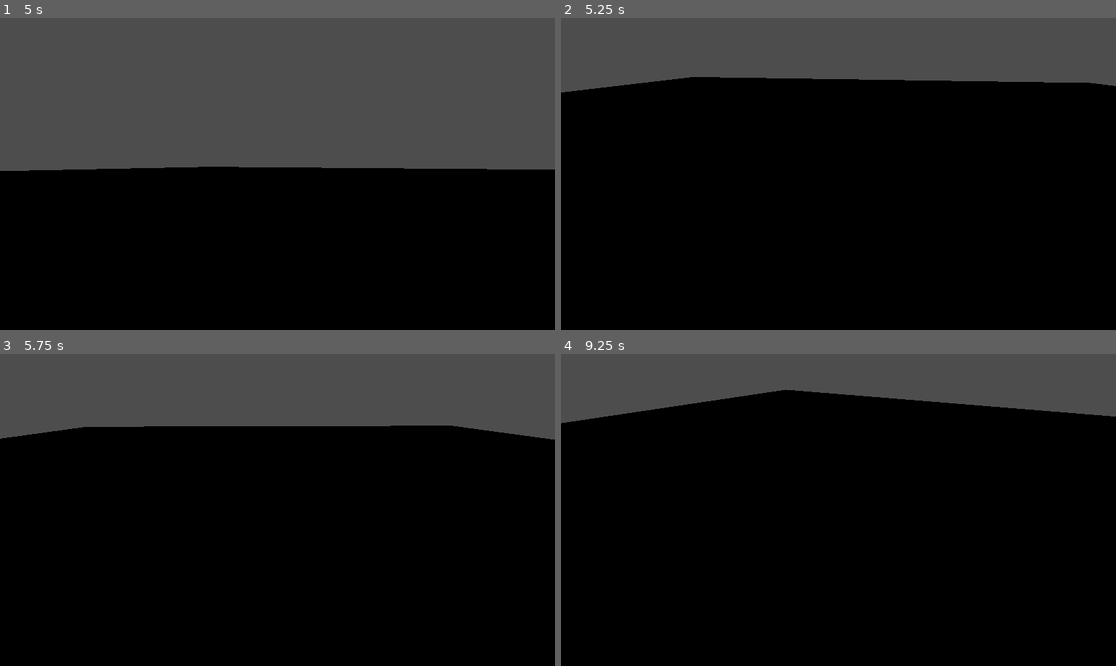
Above: before the commit, frames 1-4 (two rows, left to right).
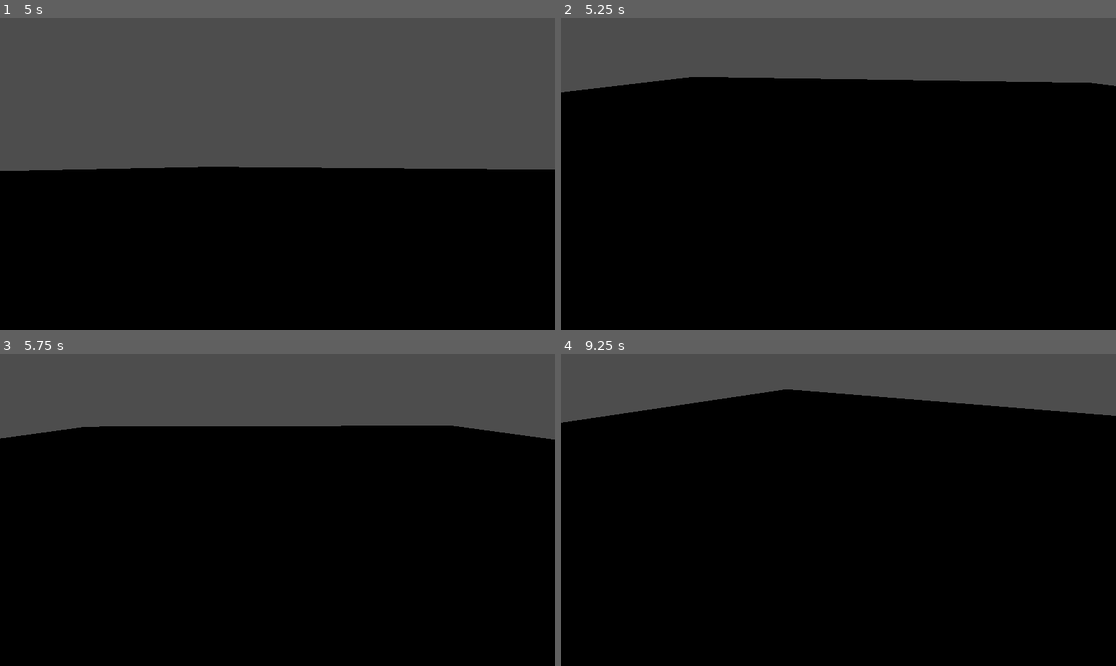
Above: after the commit, the same moments.

Repository: alexanderbenfox/golf-roguelike-godot
Game: Godot game, scene res://node_3d.tscn
Two runs of this game, one before a commit and one after it. Both use one fixed random seed, a clock stepped at 60 frames per second and the inputs below.
Inputs (mouse positions are in pixels of both pictures, inside the frame that each line leads up to):
- Up to frame 1 (5 s): tap Enter (ui_accept) at 0.5, 0.6, 0.77, 1.07, 1.35, 1.52, 1.82, 2.1, 2.75, 2.85, 3.02, 3.32, 3.6, 3.77, 4.07, 4.35, 4.52, 4.82 s; move the mouse to (399, 158) at 0.52 s; move the mouse to (166, 189) at 1.27 s; move the mouse to (333, 105) at 2.02 s; move the mouse to (249, 236) at 2.77 s; move the mouse to (444, 220) at 3.52 s; move the mouse to (111, 127) at 4.27 s
- Up to frame 2 (5.25 s): tap Enter (ui_accept) at 5, 5.1 s; move the mouse to (866, 174) at 5.02 s
- Up to frame 3 (5.75 s): no input
- Up to frame 4 (9.25 s): move the mouse to (755, 432) at 5.77 s; tap Enter (ui_accept) at 5.85, 6.02, 6.32, 6.5, 6.6, 6.77, 7.07, 7.35, 7.52, 7.82, 8.1, 8.75, 8.85, 9.02 s; move the mouse to (960, 494) at 6.52 s; move the mouse to (727, 525) at 7.27 s; move the mouse to (894, 441) at 8.02 s; move the mouse to (810, 572) at 8.77 s

Frame 1 is identical in both runs. In frame 2, less than 0.1% of the frame differs, in the area x 0-100%, y 18-24%; in frame 3, less than 0.1%; in frame 4, 0.2%, in the area x 0-100%, y 11-23%.

Commit message:
Added custom physics simulation code for both ball and trajectory line

Diff:
--- a/golf_ball.gd
+++ b/golf_ball.gd
@@ -1,16 +1,17 @@
 extends RigidBody3D
 
 # aiming dynamic variables
-var isAiming = false
-var aimDirection = Vector3.ZERO
-var aimPower = 0.0
-var ballRadius: float = 0.0
-
-var floor_friction: float = 2.0
-var floor_bounce: float = 0.3
+var is_aiming = false
+var aim_direction = Vector3.ZERO
+var aim_power = 0.0
 
 var stop_velocity_threshold = 0.3
 var stop_angular_threshold = 0.5
+
+# Simulated physics state
+var is_simulating = false
+var sim_state: PhysicsSimulator.SimulationState
+var sim_params: PhysicsSimulator.PhysicsParams
 
 @export var s_maxPower = 2
 @export var s_chargeRate = .2
@@ -31,55 +32,71 @@
 	trajectoryDrawer = TrajectoryDrawer.new()
 	add_child(trajectoryDrawer)
 
+	#initialize physics parameters (used by trajectory line and simulating)
+	setup_physics_params()
+
+	# In order to keep some physics (collision detection with obstacles)
+	# set freeze mode and use move_and_collide instead of setting global_position
+	freeze_mode = RigidBody3D.FREEZE_MODE_KINEMATIC
+
+func setup_physics_params():
+	sim_params = PhysicsSimulator.PhysicsParams.new()
+	sim_params.mass = mass
+
+	sim_params.linear_damp = linear_damp
+	sim_params.angular_damp = angular_damp
+	sim_params.gravity_scale = gravity_scale
+	sim_params.ground_height = 0.0
+
+	# find collision shape to get radius
+	sim_params.ball_radius = 0.0
 	for child in get_children():
 		if child is CollisionShape3D:
 			if child.shape is Shape3D:
-				ballRadius = child.shape.radius
+				sim_params.ball_radius = child.shape.radius
 				break
 
-	get_floor_properties()
+	# Get ball physics material
+	if physics_material_override:
+		sim_params.ball_friction = physics_material_override.friction
+		sim_params.ball_bounce = physics_material_override.bounce
 
-func get_floor_properties():
 	# Find the floor and get its physics material
 	if floorNode.physics_material_override:
-		floor_friction = floorNode.physics_material_override.friction
-		floor_bounce = floorNode.physics_material_override.bounce
+		sim_params.ground_friction = floorNode.physics_material_override.friction
+		sim_params.ground_bounce = floorNode.physics_material_override.bounce
 
-#func _physics_process(delta: float) -> void:
-#	if not isAiming and linear_velocity.length() < stop_velocity_threshold and angular_velocity.length() < stop_angular_threshold:
-#		linear_velocity = Vector3.ZERO
-#		angular_velocity = Vector3.ZERO
+func _physics_process(delta):
+	if is_simulating:
+		simulate_physics(delta)
+
+func simulate_physics(delta):
+	# Use shared physics simulator
+	sim_state = PhysicsSimulator.simulate_step(sim_state, sim_params, delta)
+
+	# Update ball position
+	# global_position = sim_state.position
+	move_and_collide(sim_state.velocity * delta)
+
+	# Check if stopped
+	if PhysicsSimulator.is_stopped(sim_state, stop_velocity_threshold):
+		is_simulating = false
+		freeze = false
 
 func _process(delta):
-	if is_at_rest() and not isAiming:
+	if is_at_rest() and not is_aiming:
 		# ball has stopped, ready to aim
 		if Input.is_action_just_pressed("ui_accept"): # Space bar
 			start_aiming()
-	if isAiming:
+	if is_aiming:
 		update_aim(delta)
 
-		var hit_impulse = aimDirection * aimPower
+		# Position trajectory at ball
+		trajectoryDrawer.global_position = global_position
 
-		# get ball's physics material properties
-		var ball_friction_value = 1.0
-		var ball_bounce_value = 0.6
-		if physics_material_override:
-			ball_friction_value = physics_material_override.friction
-			ball_bounce_value = physics_material_override.bounce
+		var hit_impulse = aim_direction * aim_power
 
-		trajectoryDrawer.draw_curved_trajectory(
-			global_position,
-			hit_impulse,
-			mass,
-			ballRadius,
-			linear_damp,
-			angular_damp,
-			ball_friction_value,
-			floor_friction,
-			ball_bounce_value,
-			floor_bounce,
-			gravity_scale,
-			global_position.y)
+		trajectoryDrawer.draw_trajectory(sim_params, hit_impulse)
 
 		if Input.is_action_just_released("ui_accept"): # release space
 			hit_ball()
@@ -87,39 +104,45 @@
 
 # debug drawing
 func _draw():
-	if isAiming and aimDirection != Vector3.ZERO:
+	if is_aiming and aim_direction != Vector3.ZERO:
 		# add power bar and aim indicator here
 		pass
 
 func start_aiming():
-	isAiming = true
-	aimPower = 0.0
+	is_aiming = true
+	aim_power = 0.0
 	powerMeterUI.show_meter()
 	trajectoryDrawer.show_trajectory()
 
 func update_aim(delta):
 	# get aim direction from camera forward
 	if camera:
-		aimDirection = -camera.global_transform.basis.z
-		aimDirection.y = 0.5
-		aimDirection = aimDirection.normalized()
+		aim_direction = -camera.global_transform.basis.z
+		aim_direction.y = 0.5
+		aim_direction = aim_direction.normalized()
 
 	# increase power while holding
-	aimPower += delta * s_chargeRate
-	aimPower = clamp(aimPower, 0.0, s_maxPower )
+	aim_power += delta * s_chargeRate
+	aim_power = clamp(aim_power, 0.0, s_maxPower )
 
-	powerMeterUI.update_power(aimPower, s_maxPower)
+	powerMeterUI.update_power(aim_power, s_maxPower)
 
 func hit_ball():
-	if aimDirection != Vector3.ZERO:
-		# apply impulse to the ball
-		var hitForce = aimDirection * aimPower
-		apply_central_impulse(hitForce)
+	if aim_direction != Vector3.ZERO:
+		# Start simulation with shared physics
+		var hit_impulse = aim_direction * aim_power
+		var initial_velocity = hit_impulse / mass
 
-	isAiming = false
-	aimPower = 0.0
+		sim_state = PhysicsSimulator.SimulationState.new(global_position, initial_velocity)
+		is_simulating = true
+
+		# Freeze RigidBody physics
+		freeze = true
+
+	is_aiming = false
+	aim_power = 0.0
 	powerMeterUI.hide_meter()
 	trajectoryDrawer.hide_trajectory()
 
 func is_at_rest() -> bool:
-	return linear_velocity.length() < 0.1
+	return not is_simulating and linear_velocity.length() < 0.1
--- /dev/null
+++ b/physics_simulator.gd
@@ -0,0 +1,130 @@
+class_name PhysicsSimulator
+extends Object
+
+# Physics state
+class SimulationState:
+	var position: Vector3
+	var velocity: Vector3
+	var time: float
+	var is_on_ground: bool
+
+	func _init(pos: Vector3 = Vector3.ZERO, vel: Vector3 = Vector3.ZERO):
+		position = pos
+		velocity = vel
+		time = 0.0
+		is_on_ground = false
+
+# Physics parameters
+class PhysicsParams:
+	var mass: float
+	var ball_radius: float
+	var linear_damp: float
+	var angular_damp: float
+	var ball_friction: float
+	var ground_friction: float
+	var ball_bounce: float
+	var ground_bounce: float
+	var gravity_scale: float
+	var ground_height: float
+
+	func _init():
+		mass = 0.045
+		ball_radius = 0.02
+		linear_damp = 1.5
+		angular_damp = 2.5
+		ball_friction = 1.0
+		ground_friction = 2.0
+		ball_bounce = 0.6
+		ground_bounce = 0.3
+		gravity_scale = 1.0
+		ground_height = 0.0
+
+# Step the simulation forward by delta time
+static func simulate_step(state: SimulationState, params: PhysicsParams, delta: float) -> SimulationState:
+	var new_state = SimulationState.new(state.position, state.velocity)
+	new_state.time = state.time + delta
+
+	# Get gravity
+	var gravity = ProjectSettings.get_setting("physics/3d/default_gravity", 9.8)
+	var gravity_vector = Vector3(0, -gravity * params.gravity_scale, 0)
+
+	# Apply gravity
+	new_state.velocity += gravity_vector * delta
+
+	# Apply linear damping (air resistance)
+	var damping_factor = 1.0 / (1.0 + params.linear_damp * delta)
+	new_state.velocity *= damping_factor
+
+	# Update position
+	new_state.position += new_state.velocity * delta
+
+	# Check ground collision
+	if new_state.position.y <= params.ground_height + params.ball_radius:
+		new_state.is_on_ground = true
+		new_state.position.y = params.ground_height + params.ball_radius
+
+		# Apply bounce
+		if new_state.velocity.y < 0:
+			var combined_bounce = params.ball_bounce * params.ground_bounce
+			new_state.velocity.y = -new_state.velocity.y * combined_bounce
+
+			# If bounce is tiny, start rolling
+			if abs(new_state.velocity.y) < 0.5:
+				new_state.velocity.y = 0
+
+		# Apply rolling friction when on ground
+		if new_state.position.y <= params.ground_height + params.ball_radius + 0.01:
+			var horizontal_velocity = Vector3(new_state.velocity.x, 0, new_state.velocity.z)
+
+			if horizontal_velocity.length() > 0.01:
+				var combined_friction = params.ball_friction * params.ground_friction
+				var friction_force = -horizontal_velocity.normalized() * combined_friction * gravity * delta
+
+				var new_horizontal = horizontal_velocity + friction_force
+
+				# Don't reverse direction
+				if new_horizontal.dot(horizontal_velocity) > 0:
+					new_state.velocity.x = new_horizontal.x
+					new_state.velocity.z = new_horizontal.z
+				else:
+					new_state.velocity.x = 0
+					new_state.velocity.z = 0
+	else:
+		new_state.is_on_ground = false
+
+	return new_state
+
+# Simulate full trajectory and return array of positions
+static func simulate_trajectory(
+	initial_velocity: Vector3,
+	params: PhysicsParams,
+	start_position: Vector3 = Vector3.ZERO,
+	time_step: float = 0.05,
+	max_time: float = 10.0,
+	stop_threshold: float = 0.1
+) -> Array[Vector3]:
+
+	var positions: Array[Vector3] = []
+	var state = SimulationState.new(start_position, initial_velocity)
+
+	var num_steps = int(max_time / time_step)
+
+	for i in range(num_steps):
+		positions.append(state.position)
+
+		state = simulate_step(state, params, time_step)
+
+		# Stop if velocity is very low
+		if state.velocity.length() < stop_threshold:
+			positions.append(state.position)
+			break
+
+		# Stop if trajectory goes too far
+		if state.position.length() > 200.0:
+			break
+
+	return positions
+
+# Check if simulation has stopped
+static func is_stopped(state: SimulationState, threshold: float = 0.1) -> bool:
+	return state.velocity.length() < threshold
--- a/scripts/utility/trajectory_drawer.gd
+++ b/scripts/utility/trajectory_drawer.gd
@@ -61,101 +61,34 @@
 	line_mesh.surface_add_vertex(end_point - direction * arrow_size - perpendicular * arrow_size * 0.5)
 	line_mesh.surface_end()
 
-func draw_curved_trajectory(
-	start_pos: Vector3,
-	impulse: Vector3,
-	ball_mass: float,
-	ball_radius: float,
-	linear_damp: float,
-	angular_damp: float,
-	ball_friction: float,
-	ground_friction: float,
-	ball_bounce: float,
-	ground_bounce: float,
-	gravity_scale: float = 1.0,
-	ground_height: float = 0.0
-):
+func draw_trajectory(params: PhysicsSimulator.PhysicsParams, impulse: Vector3):
 	line_mesh.clear_surfaces()
 
 	if impulse == Vector3.ZERO:
 		return
 
-	# Convert impulse to initial velocity (impulse = mass * velocity)
-	var initial_velocity = impulse / ball_mass
+	# Convert impulse to velocity
+	var initial_velocity = impulse / params.mass
 
-	# Get physics gravity from project settings
-	var gravity = ProjectSettings.get_setting("physics/3d/default_gravity", 9.8)
-	var gravity_vector = Vector3(0, -gravity * gravity_scale, 0)
+	# Update color based on impulse strength
+	update_color_from_impulse(impulse.length())
 
-	var time_step = 0.1  # Smaller steps for smoother curve
-	var max_time = 50.0  # Maximum simulation time
-	var num_points = int(max_time / time_step)
+	# Get trajectory positions from shared simulator
+	var positions = PhysicsSimulator.simulate_trajectory(
+		initial_velocity,
+		params,
+		Vector3.ZERO,  # Start at origin (trajectory is positioned at ball)
+		0.05,  # time_step
+		10.0,  # max_time
+		0.1    # stop_threshold
+	)
 
-	line_mesh.surface_begin(Mesh.PRIMITIVE_LINE_STRIP)
-
-	var current_pos = start_pos
-	var current_velocity = initial_velocity
-	var is_rolling = false
-	var stop_threshold = 0.1
-
-	for i in range(num_points):
-		line_mesh.surface_add_vertex(current_pos)
-
-		# Apply gravity
-		current_velocity += gravity_vector * time_step
-		# apply linear damping (air resistance)
-		var damping_factor = 1.0 / (1.0 + linear_damp * time_step)
-		current_velocity *= damping_factor
-
-		# check if ball would be on the ground
-		if current_pos.y <= ground_height + ball_radius:
-			is_rolling = true
-			current_pos.y = ground_height + ball_radius
-
-			# Ball hit ground - apply bounce
-			if current_velocity.y < 0:
-				# Combined bounce coefficient
-				var combined_bounce = ball_bounce * ground_bounce
-				current_velocity.y = -current_velocity.y * combined_bounce
-
-				# If bounce is very small, start rolling
-				if abs(current_velocity.y) < 0.5:
-					current_velocity.y = 0
-
-		# Apply rolling friction when on ground
-		if is_rolling and current_pos.y <= ground_height + ball_radius + 0.01:
-			# Combined friction (simplified)
-			var combined_friction = ball_friction * ground_friction
-
-			# Rolling resistance - slows horizontal movement
-			var horizontal_velocity = Vector3(current_velocity.x, 0, current_velocity.z)
-			var friction_force = -horizontal_velocity.normalized() * combined_friction * gravity * time_step
-
-			# Only apply if we're moving
-			if horizontal_velocity.length() > 0.01:
-				var new_horizontal = horizontal_velocity + friction_force
-
-				# Don't reverse direction
-				if new_horizontal.dot(horizontal_velocity) > 0:
-					current_velocity.x = new_horizontal.x
-					current_velocity.z = new_horizontal.z
-				else:
-					current_velocity.x = 0
-					current_velocity.z = 0
-
-		# Update position
-		current_pos += current_velocity * time_step
-
-		# Stop if velocity is very low
-		if current_velocity.length() < stop_threshold:
-			line_mesh.surface_add_vertex(current_pos)
-			break
-
-		# Stop if trajectory goes too far
-		if current_pos.length() > 200.0:
-			break
-
-	line_mesh.surface_end()
+	# Draw the line
+	if positions.size() > 1:
+		line_mesh.surface_begin(Mesh.PRIMITIVE_LINE_STRIP)
+		for pos in positions:
+			line_mesh.surface_add_vertex(pos)
+		line_mesh.surface_end()
 
 func draw_curved_trajectory_with_bounce(start_pos: Vector3, impulse: Vector3, ball_mass: float, bounce: float = 0.5, gravity_scale: float = 1.0, ground_height: float = 0.0):
 	line_mesh.clear_surfaces()
@@ -216,3 +149,13 @@
 	elif power > max_power * 0.33:
 		color = Color(1, 1, 0)  # Yellow for medium
 	material.albedo_color = color
+
+func update_color_from_impulse(impulse_magnitude: float):
+	var normalized = clamp(impulse_magnitude / 20.0, 0.0, 1.0)
+
+	if normalized < 0.33:
+		material.albedo_color = Color(0, 1, 0, 0.8)  # Green
+	elif normalized < 0.66:
+		material.albedo_color = Color(1, 1, 0, 0.8)  # Yellow
+	else:
+		material.albedo_color = Color(1, 0, 0, 0.8)  # Red
Not shown, added: physics_simulator.gd.uid
